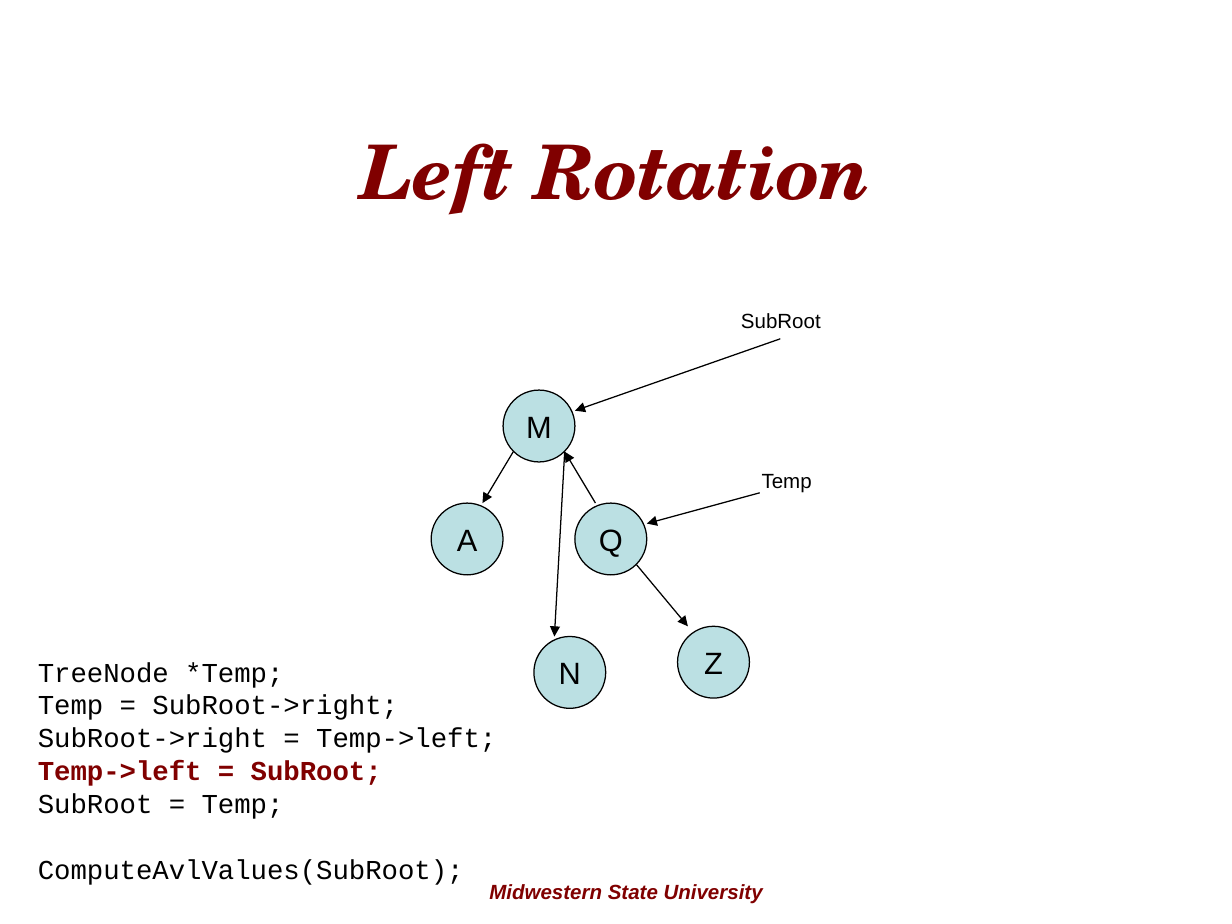
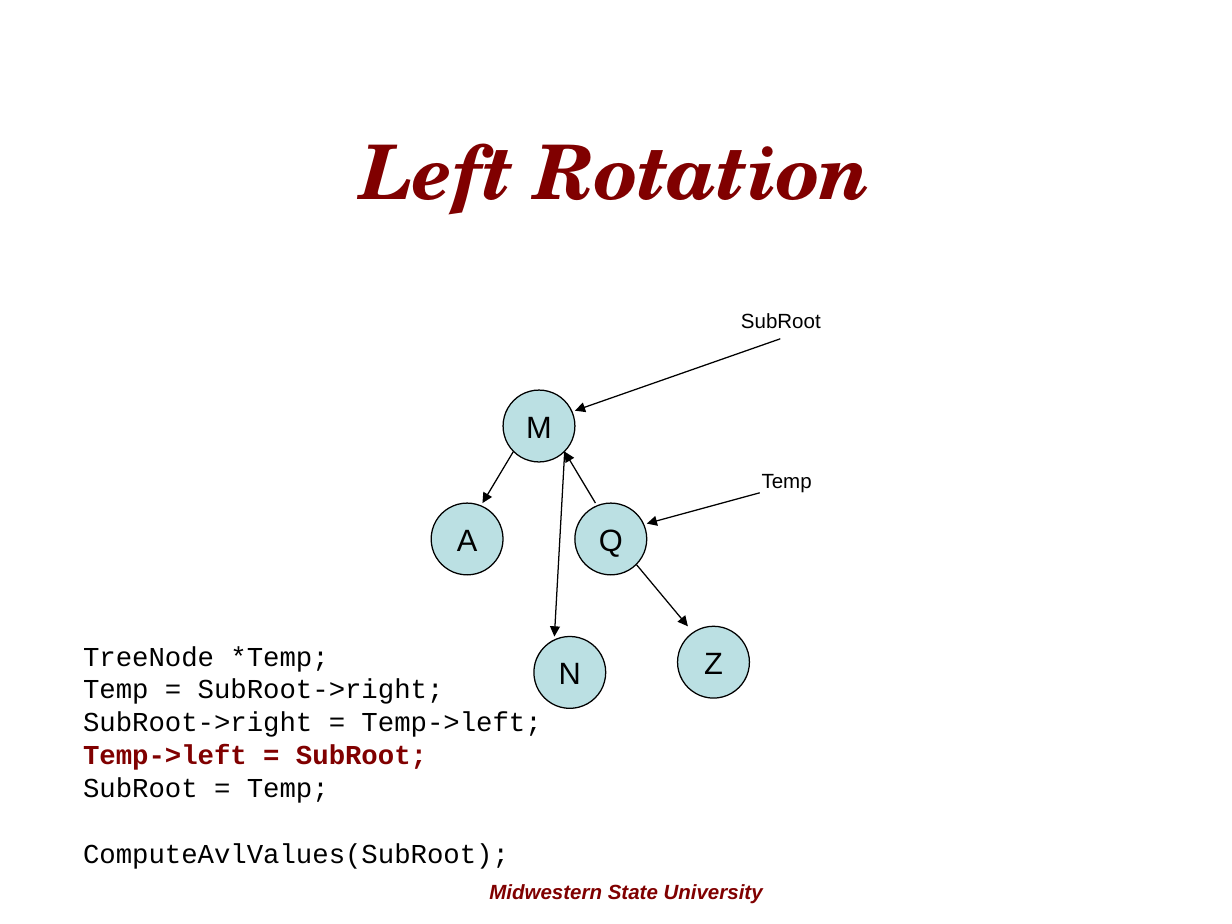
Before and after one commit to rugbyprof/5243-Algorithms, a slide deck: slide 21 of Lectures/AvlTrees/avl_trees.ppt. Drawn at 1232x924 pixels with LibreOffice and Linux fonts; fonts in the diff are those of the drawing; background and template pictures are left out. Boxes give left, top, right and bottom in pixels: in the first picture for what was removed or moved away, otherwise in the second. Text is boxed around its words. In the diff, an @@ line names an element or a change of style, - is before the commit and + after.

```diff
--- a/Lectures/AvlTrees/avl_trees.ppt
+++ b/Lectures/AvlTrees/avl_trees.ppt
@@ text "TreeNode *Temp;" moved from (x1=38, y1=662, x2=496, y2=885) to (x1=83, y1=646, x2=541, y2=869) @@
@@ text at (x1=83, y1=712, x2=541, y2=770): text changed @@
-  SubRoot->right = Temp->left;
-  Temp->left = SubRoot;
+  SubRoot->right = Temp->left; Temp->left = SubRoot;
```
Also in this commit, not shown: 8 other slides changed.
